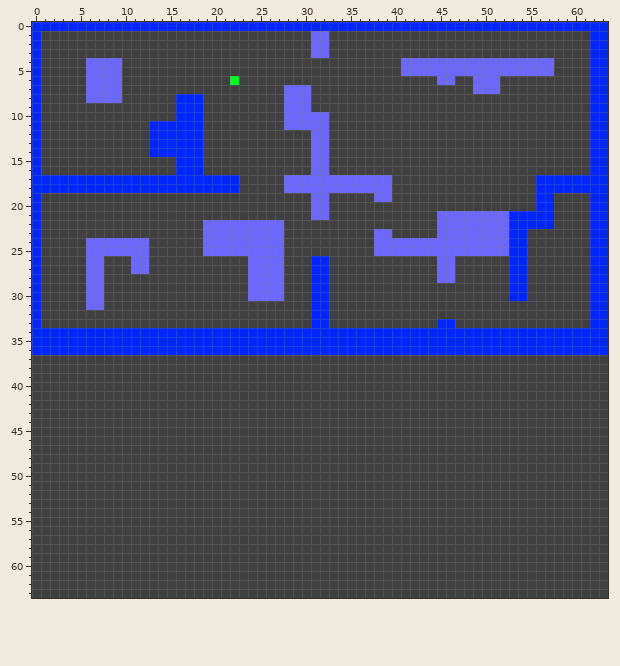
Edited in one commit: pixel-art sprite (projekt/main/resources/lvl1.png). Above is the file before it was changed.
The file is 64x64 pixels. Colours within 5 levels of each other are drawn and written as one.
After the commit:
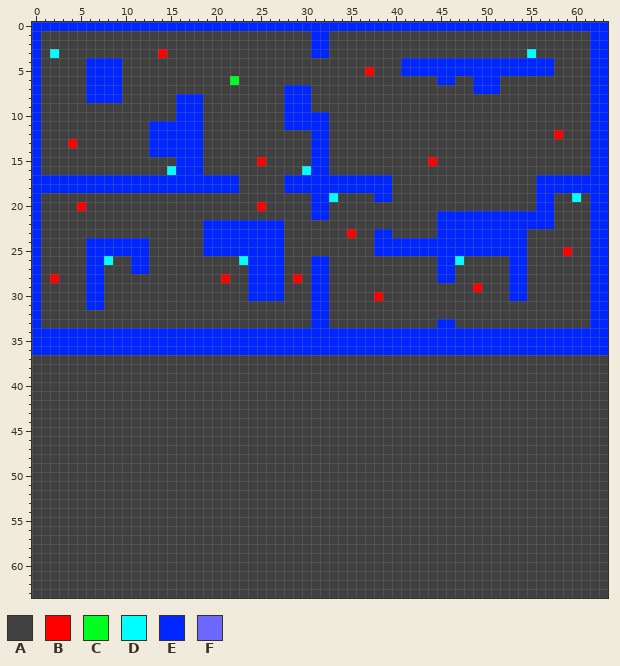
Palette (. is transparent): A #404040  B #ff0000  C #00ff21  D #00ffff  E #0026ff  F #6b68ff
Change:
Changed rows in their new state; - is an unchanged pixel.
first column x 2:
 1 -----------------------------EE----------------------------
 2 -----------------------------EE----------------------------
 3 D-----------B----------------EE----------------------D-----
 4 ----EEEE-------------------------------EEEEEEEEEEEEEEEEE---
 5 ----EEEE---------------------------B---EEEEEEEEEEEEEEEEE---
 6 ----EEEE-----------------------------------EE--EEE---------
 7 ----EEEE------------------EEE------------------EEE---------
 8 ----EEEE------------------EEE------------------------------
 9 --------------------------EEE------------------------------
10 --------------------------EEEEE----------------------------
11 --------------------------EEEEE----------------------------
12 -----------------------------EE-------------------------B--
13 --B--------------------------EE----------------------------
14 -----------------------------EE----------------------------
15 -----------------------B-----EE-----------B----------------
16 -------------D--------------DEE----------------------------
17 --------------------------EEEEEEEEEEEE---------------------
18 --------------------------EEEEEEEEEEEE---------------------
19 -----------------------------EED----EE--------------------D
20 ---B-------------------B-----EE----------------------------
21 -----------------------------EE------------EEEEEEEE--------
22 -----------------EEEEEEEEE-----------------EEEEEEEE--------
23 -----------------EEEEEEEEE-------B--EE-----EEEEEEEE--------
24 ----EEEEEEE------EEEEEEEEE----------EEEEEEEEEEEEEEE--------
25 ----EEEEEEE------EEEEEEEEE----------EEEEEEEEEEEEEEE------B-
26 ----EED--EE----------DEEEE-----------------EED-------------
27 ----EE---EE-----------EEEE-----------------EE--------------
28 B---EE-------------B--EEEE-B---------------EE--------------
29 ----EE----------------EEEE---------------------B-----------
30 ----EE----------------EEEE----------B----------------------
31 ----EE-----------------------------------------------------
